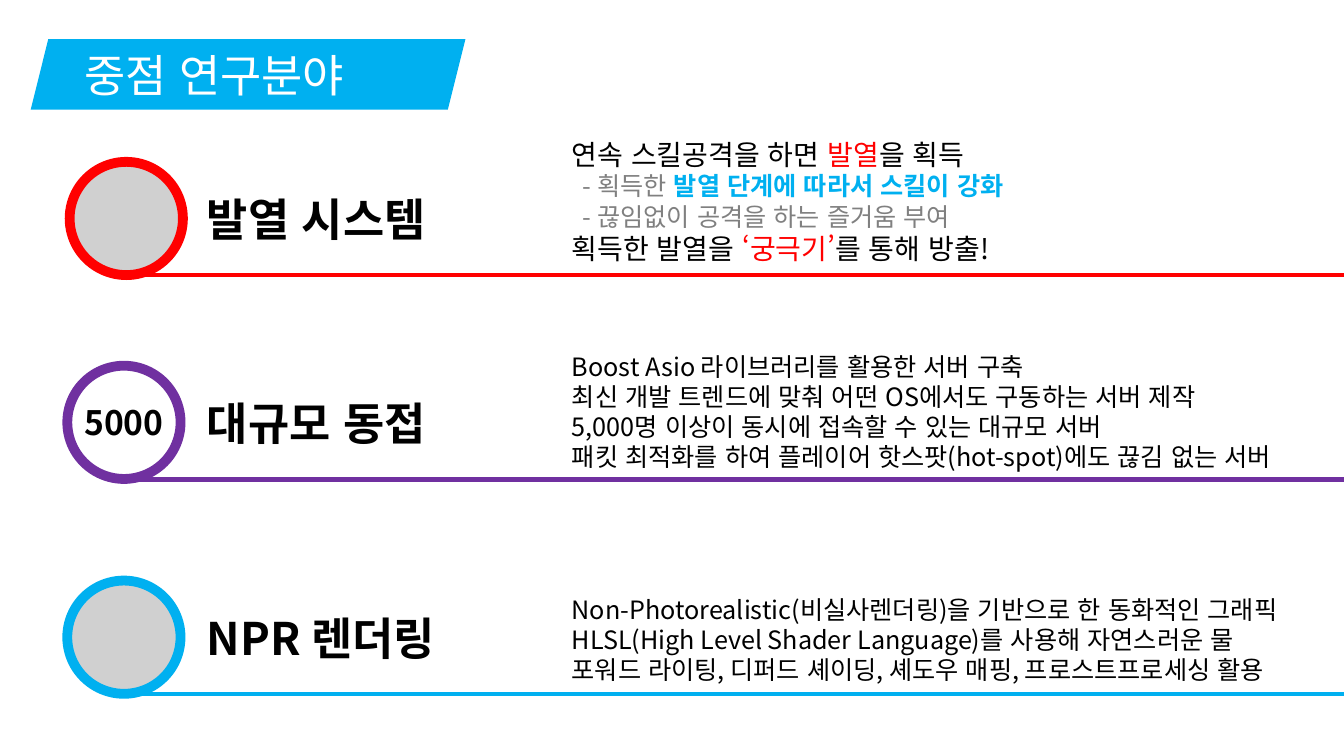
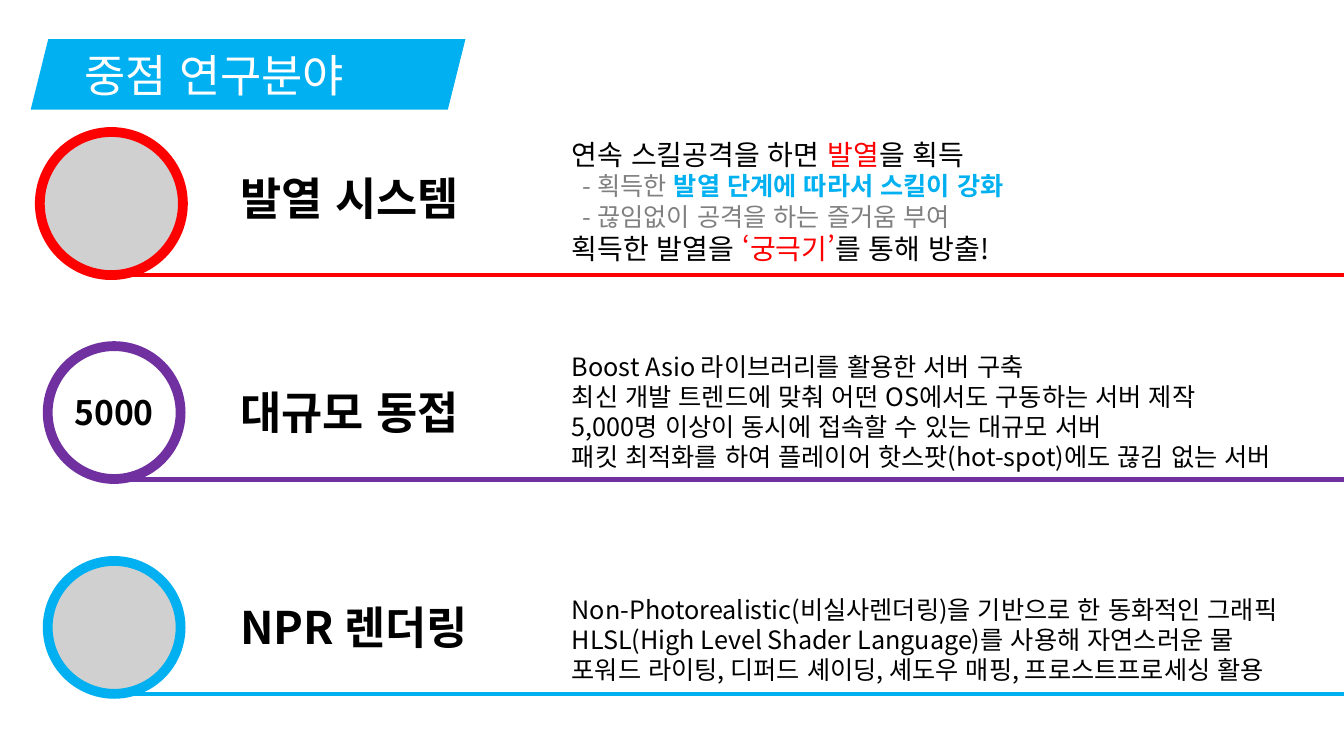
Before and after one commit to korleinster/gamebusdriver, a slide deck: slide 5 of documents/중간발표/노루막이_김형준_신창섭_홍승필_허지훈.pptx. Drawn at 1344x756 pixels with LibreOffice and Linux fonts; fonts in the diff are those of the drawing; grey boxes stand for pictures; background and template pictures are left out. Boxes give left, top, right and bottom in pixels: in the first picture for what was removed or moved away, otherwise in the second. Text is boxed around its words. In the diff, an @@ line names an element or a change of style, - is before the commit and + after.

```diff
--- a/documents/중간발표/노루막이_김형준_신창섭_홍승필_허지훈.pptx
+++ b/documents/중간발표/노루막이_김형준_신창섭_홍승필_허지훈.pptx
@@ ellipse: place and size @@
-ellipse at (68,162,180,275)
+ellipse at (37,132,180,275)
@@ picture: place and size @@
-picture at (70,162,182,275)
+picture at (40,132,184,275)
@@ ellipse: place and size @@
-ellipse at (70,162,182,275)
+ellipse at (40,132,184,275)
@@ text "발열 시스템": place and size @@
-text "발열 시스템" at (207,198,426,240)
+text "발열 시스템" at (240,177,459,219)
@@ ellipse "5000": place and size @@
-ellipse "5000" at (68,366,180,479)
+ellipse "5000" at (47,346,180,479)
@@ ellipse: place and size @@
-ellipse at (68,366,180,479)
+ellipse at (47,346,180,479)
@@ text "대규모 동접": place and size @@
-text "대규모 동접" at (207,402,425,444)
+text "대규모 동접" at (240,391,458,433)
@@ picture: place and size @@
-picture at (68,581,180,694)
+picture at (47,562,180,695)
@@ ellipse: place and size @@
-ellipse at (68,581,180,694)
+ellipse at (47,562,180,695)
@@ text "NPR 렌더링": place and size @@
-text "NPR 렌더링" at (207,617,435,659)
+text "NPR 렌더링" at (240,606,469,648)
```
Also in this commit, not shown: 1 other slide changed, 10 other files.
